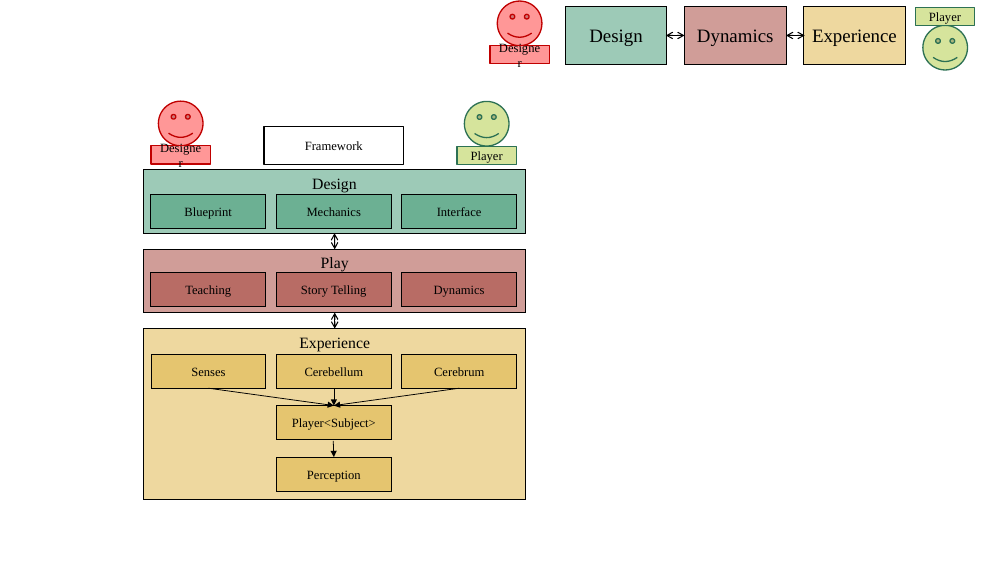
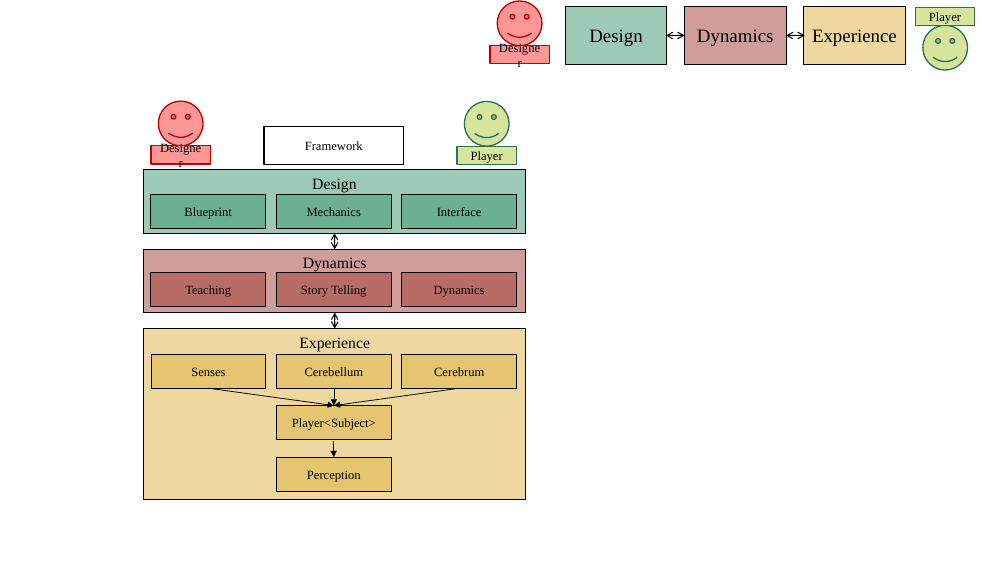
Before and after one commit to Nouninoun/overleaf_repo, a slide deck: slide 3 of 10_img/chap3/mda.pptx. Drawn at 1008x567 pixels with LibreOffice and Linux fonts; fonts in the diff are those of the drawing. Boxes give left, top, right and bottom in pixels: in the first picture for what was removed or moved away, otherwise in the second. Text is boxed around its words. In the diff, an @@ line names an element or a change of style, - is before the commit and + after.

```diff
--- a/10_img/chap3/mda.pptx
+++ b/10_img/chap3/mda.pptx
@@ text in rectangle at [303, 257, 367, 272]: text changed @@
-Play
+Dynamics
```
